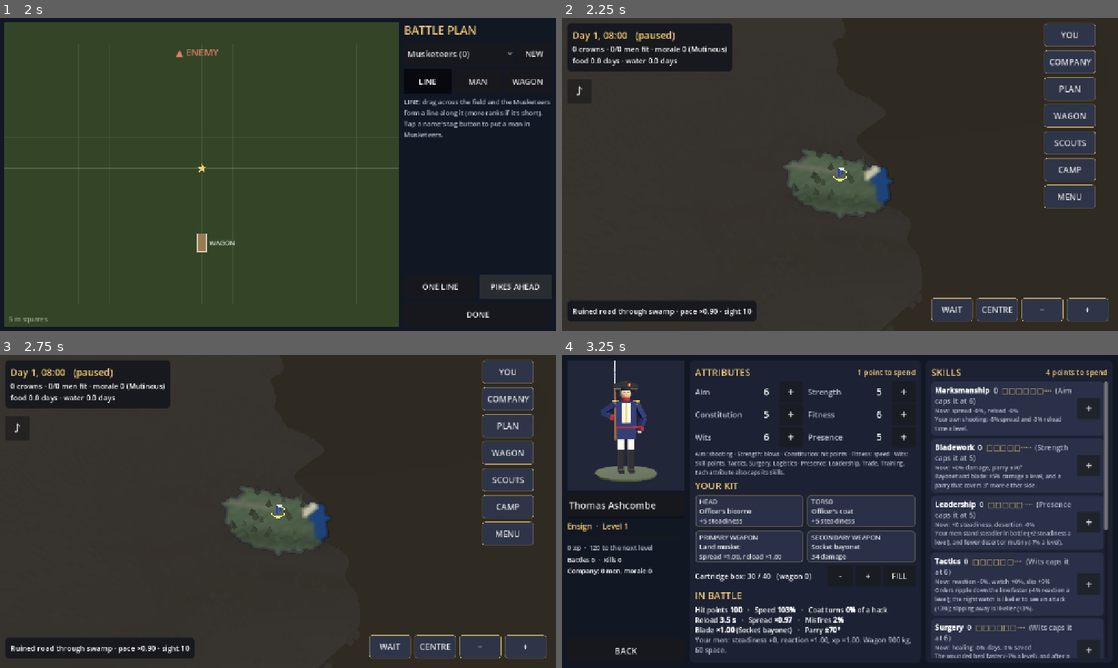
Above: before the commit, frames 1-4 (two rows, left to right).
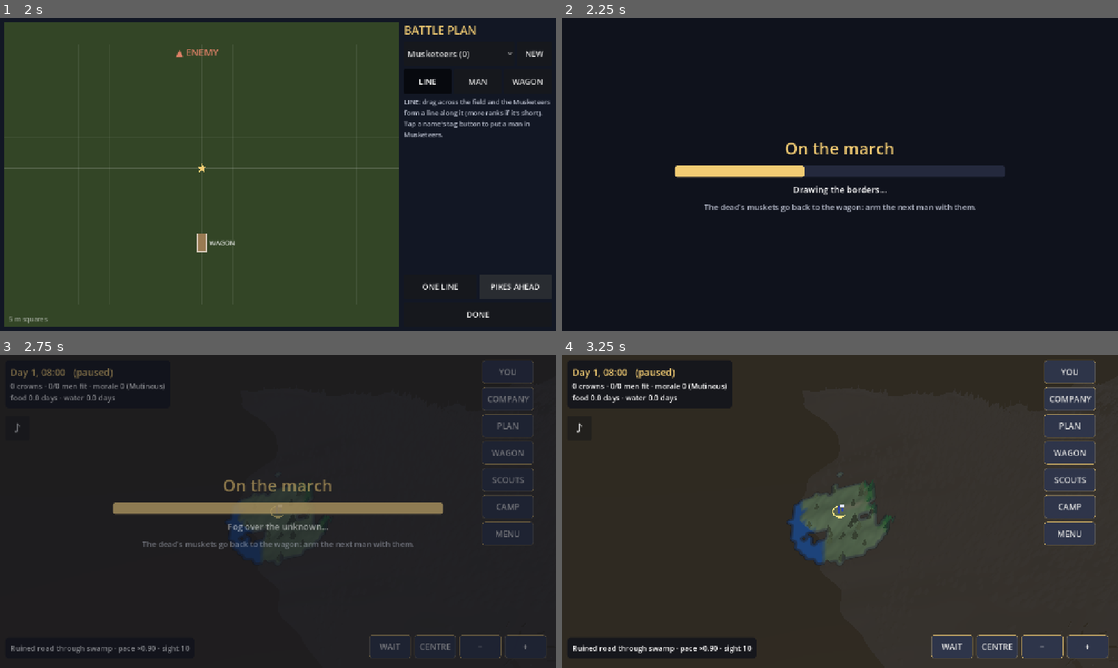
Above: after the commit, the same moments.

Repository: cavaleirobrancopensante/MusketFPS
Game: Godot game, scene res://scenes/battleplan.tscn
Same seed, same stepped clock (60 frames per second), same inputs: the game is played once before the commit and once after it. This scene is started directly instead of the project's main scene.
Inputs:
- Up to frame 1 (2 s): click "ONE LINE" at 0.5 s; click "PIKES AHEAD" at 1.25 s
- Up to frame 2 (2.25 s): click "DONE" at 2 s
- Up to frame 3 (2.75 s): no input
- Up to frame 4 (3.25 s): click "YOU" at 2.75 s

Frame 1 is identical in both runs. In frame 2, 94% of the frame differs, in the area x 0-100%, y 0-100%; in frame 3, 20%; in frame 4, 65%.

Commit message:
Loading screen with a progress bar that follows the wait
Loading autoload: a cover with title, bar, stage and tip. The map and
battles build in stages and report progress weighted by each stage's real
cost; the land is generated phase by phase; scenes are read on a worker
thread; battle sounds are synthesised once and cached.

Co-Authored-By: Claude Opus 5.5 <noreply@anthropic.com>
Claude-Session: https://claude.ai/code/session_01HuFGXcEGY55MGcQ6NUu6tq

Diff:
--- a/project.godot
+++ b/project.godot
@@ -16,6 +16,7 @@
 Company="*res://scripts/company.gd"
 World="*res://scripts/world.gd"
 Music="*res://scripts/music.gd"
+Loading="*res://scripts/loading.gd"
 
 [display]
 
--- a/scripts/aftermath.gd
+++ b/scripts/aftermath.gd
@@ -77,12 +77,12 @@
 	if not Company.loot.is_empty():
 		var lb := _button("LOOT THE FIELD (%d)" % Company.loot.size(), func():
 			Company.results_unseen = false
-			get_tree().change_scene_to_file(LOOT))
+			Loading.change(LOOT))
 		lb.add_theme_color_override("font_color", GOLD)
 		buttons.add_child(lb)
 	buttons.add_child(_button("YOU", func():
 		get_tree().set_meta("officer_back", "res://scenes/aftermath.tscn")
-		get_tree().change_scene_to_file("res://scenes/officer.tscn")))
+		Loading.change("res://scenes/officer.tscn")))
 	buttons.add_child(_button("COMPANY & KIT", _on_company))
 	buttons.add_child(_button("WAGON", func(): _logistics.open()))
 	buttons.add_child(_march)
@@ -319,13 +319,13 @@
 func _on_march() -> void:
 	Company.results_unseen = false
 	Company.save()
-	get_tree().change_scene_to_file(MAP)
+	Loading.change(MAP)
 
 
 func _on_company() -> void:
 	Company.results_unseen = false
 	Company.save()
-	get_tree().change_scene_to_file(COMPANY)
+	Loading.change(COMPANY)
 
 
 func _on_honour() -> void:
@@ -335,4 +335,4 @@
 
 func _on_menu() -> void:
 	Company.save()
-	get_tree().change_scene_to_file(MENU)
+	Loading.change(MENU)
--- a/scripts/battle.gd
+++ b/scripts/battle.gd
@@ -114,6 +114,9 @@
 	spotted = camp and bool(nb.get("spotted", false))
 	night = camp or bool(nb.get("night", false))
 	_setup_input()
+	Loading.begin(self)
+	var f := Loading.plan([30, 0 if SoundFactory.is_cached() else 300, 40, 30, 10], 0.5)
+	await Loading.step(f[0], "Drawing the men and the enemy...")
 	# The batcher first: everything that draws a character registers with it.
 	batcher = BatcherScript.new()
 	batcher.add_to_group("batcher")
@@ -125,8 +128,11 @@
 	soldier_frames = batcher.add_sprite_kind("soldier", SpriteFactory.soldier_frames())
 	lizard_frames = batcher.add_sprite_kind("lizard", SpriteFactory.lizard_frames())
 	smoke_tex = SpriteFactory.smoke_texture()
-	sounds = SoundFactory.build_all()
+	await Loading.step(f[1], "Tuning the drums, priming the pans...")
+	sounds = SoundFactory.cached()
+	await Loading.step(f[2], "The ground, the sky, the trees...")
 	_build_world()
+	await Loading.step(f[3], "Mustering the company...")
 
 	player = PlayerScript.new()
 	player.battle = self
@@ -189,6 +195,7 @@
 	if camp:
 		_setup_camp()
 
+	await Loading.step(f[4], "Fall in!")
 	var layer := CanvasLayer.new()
 	add_child(layer)
 	hud = HudScript.new()
@@ -212,6 +219,7 @@
 		state_timer = maxf(state_timer, 6.0)
 	else:
 		hud.show_message("Form the line! They're coming...", 4.5)
+	Loading.done(self)
 
 
 # ---------------------------------------------------------------- orders
@@ -325,7 +333,7 @@
 
 
 func to_menu() -> void:
-	get_tree().change_scene_to_file(MENU)
+	Loading.change(MENU)
 
 
 # ---------------------------------------------------------------- sound
@@ -755,7 +763,7 @@
 ## Leave the field for the aftermath screen (campaign) or replay (otherwise).
 func finish() -> void:
 	if Company.active:
-		get_tree().change_scene_to_file(AFTERMATH)
+		Loading.change(AFTERMATH)
 	else:
 		restart()
 
--- a/scripts/battleplan.gd
+++ b/scripts/battleplan.gd
@@ -470,9 +470,9 @@
 	if _fighting:
 		Company.next_battle.erase("planning")
 		Company.save()
-		get_tree().change_scene_to_file(BATTLE)
+		Loading.change(BATTLE)
 	else:
-		get_tree().change_scene_to_file(MAP)
+		Loading.change(MAP)
 
 
 ## `-- --plantest`: draw a line for the muskets, put the pikes ahead, a new tag.
--- a/scripts/company_screen.gd
+++ b/scripts/company_screen.gd
@@ -604,7 +604,7 @@
 	var you := _button("YOU", 17, func():
 		Company.save()
 		get_tree().set_meta("officer_back", "res://scenes/company.tscn")
-		get_tree().change_scene_to_file("res://scenes/officer.tscn"))
+		Loading.change("res://scenes/officer.tscn"))
 	you.size_flags_horizontal = Control.SIZE_EXPAND_FILL
 	acts.add_child(you)
 	var back := _button("BACK", 17, _on_back)
@@ -675,7 +675,7 @@
 
 func _on_back() -> void:
 	Company.save()
-	get_tree().change_scene_to_file(CAMP)
+	Loading.change(CAMP)
 
 
 # ---------------------------------------------------------------- headless check
--- a/scripts/intro.gd
+++ b/scripts/intro.gd
@@ -389,4 +389,4 @@
 		print("INTRO DONE at %.1fs" % _t)
 		get_tree().quit()
 		return
-	get_tree().change_scene_to_file(BATTLE)
+	Loading.change(BATTLE)
--- /dev/null
+++ b/scripts/loading.gd
@@ -0,0 +1,228 @@
+extends CanvasLayer
+## The loading screen, registered as the `Loading` autoload.
+##
+##   Loading.go("res://scenes/map.tscn", "To the map")
+##
+## covers the screen with a title, a bar and what's being done, waits a
+## frame so it's actually drawn, then switches scene. The heavy scenes (the
+## map, battles, the shipwreck) build themselves in stages and report each
+## one from their _ready:
+##
+##   await Loading.step(0.4, "Raising the hills")
+##
+## which moves the bar and gives the screen a frame to draw it before the
+## next stage freezes things again. The fractions are set from how long each
+## stage really takes, so the bar fills at the pace of the wait. When the
+## scene is done it calls Loading.done() and the cover fades away.
+## While the cover is up the new scene is paused (process_mode disabled), so
+## nothing runs half-built.
+
+const BG := Color(0.06, 0.07, 0.11)
+const GOLD := Color(0.95, 0.8, 0.45)
+const DIM := Color(0.72, 0.74, 0.8)
+const HINTS := [
+	"Keep the powder dry and the rations fair: hungry men remember who ate.",
+	"A man who runs from the wagon is ashamed of it; a man who fought for it is proud.",
+	"Foul water with a tot of rum is grog. Plain, it makes men sick.",
+	"Two men stand watch at night. Good eyes see the lizards before they're in the camp.",
+	"Looters stop to eat. Kill them quickly and you lose less.",
+	"Pikes kneel in front; the muskets fire over them.",
+	"Your Logistics decides what the wagon can carry home from the field.",
+	"Tap PLAN before a fight you saw coming to form the company your way.",
+	"The dead's muskets go back to the wagon: arm the next man with them.",
+	"Scouts see further than you do, and sometimes don't come back.",
+]
+
+var active := false
+var _cover: Control
+var _title: Label
+var _what: Label
+var _hint: Label
+var _bar: ProgressBar
+var _t0 := 0
+var _last_t := 0
+var _log := false
+
+
+func _ready() -> void:
+	layer = 100
+	process_mode = Node.PROCESS_MODE_ALWAYS
+	_log = "--loadtimes" in OS.get_cmdline_user_args()
+	_cover = Control.new()
+	_cover.set_anchors_and_offsets_preset(Control.PRESET_FULL_RECT)
+	_cover.mouse_filter = Control.MOUSE_FILTER_STOP
+	_cover.visible = false
+	add_child(_cover)
+	var bg := ColorRect.new()
+	bg.color = BG
+	bg.set_anchors_and_offsets_preset(Control.PRESET_FULL_RECT)
+	_cover.add_child(bg)
+	var box := VBoxContainer.new()
+	box.set_anchors_and_offsets_preset(Control.PRESET_CENTER)
+	box.custom_minimum_size = Vector2(760, 0)
+	box.grow_horizontal = Control.GROW_DIRECTION_BOTH
+	box.grow_vertical = Control.GROW_DIRECTION_BOTH
+	box.add_theme_constant_override("separation", 14)
+	_cover.add_child(box)
+	_title = _label("", 38, GOLD)
+	box.add_child(_title)
+	_bar = ProgressBar.new()
+	_bar.custom_minimum_size = Vector2(760, 26)
+	_bar.show_percentage = false
+	_bar.max_value = 1.0
+	_bar.step = 0.0
+	var under := StyleBoxFlat.new()
+	under.bg_color = Color(0.14, 0.16, 0.24)
+	under.set_corner_radius_all(6)
+	var fill := StyleBoxFlat.new()
+	fill.bg_color = GOLD
+	fill.set_corner_radius_all(6)
+	_bar.add_theme_stylebox_override("background", under)
+	_bar.add_theme_stylebox_override("fill", fill)
+	box.add_child(_bar)
+	_what = _label("", 20, Color.WHITE)
+	box.add_child(_what)
+	_hint = _label("", 18, DIM)
+	_hint.autowrap_mode = TextServer.AUTOWRAP_WORD_SMART
+	box.add_child(_hint)
+
+
+func _label(text: String, size: int, col: Color) -> Label:
+	var l := Label.new()
+	l.text = text
+	l.horizontal_alignment = HORIZONTAL_ALIGNMENT_CENTER
+	l.add_theme_font_size_override("font_size", size)
+	l.add_theme_color_override("font_color", col)
+	return l
+
+
+## Cover the screen, then change to `path`. The new scene reports its own
+## progress with step() and finishes with done(); a scene that doesn't is
+## uncovered as soon as it has been added.
+func go(path: String, title := "Loading") -> void:
+	_show(title)
+	_set_bar(0.04, "Opening the page...")
+	await _frame()
+	await _frame()
+	# Read the scene on a worker thread so the bar can move meanwhile.
+	_set_bar(0.05, "Reading...")
+	var packed: PackedScene = null
+	if ResourceLoader.load_threaded_request(path) == OK:
+		var prog := []
+		while ResourceLoader.load_threaded_get_status(path, prog) == ResourceLoader.THREAD_LOAD_IN_PROGRESS:
+			_set_bar(0.05 + 0.1 * float(prog[0] if prog.size() > 0 else 0.0), "")
+			await get_tree().process_frame
+		packed = ResourceLoader.load_threaded_get(path) as PackedScene
+	if packed == null:
+		packed = load(path) as PackedScene
+	_mark("load " + path.get_file())
+	get_tree().change_scene_to_packed(packed)
+	await get_tree().process_frame
+	await get_tree().process_frame
+	var scene := get_tree().current_scene
+	if scene != null and not scene.has_meta("loading_steps"):
+		done()
+
+
+## Change scene: through the loading screen for the heavy ones (the map,
+## a battle, the shipwreck), straight away for the light screens.
+func change(path: String) -> void:
+	var title := ""
+	match path.get_file():
+		"map.tscn": title = "On the march"
+		"battle.tscn": title = "To arms!"
+		"intro.tscn": title = "The voyage"
+	if title == "":
+		get_tree().change_scene_to_file(path)
+	else:
+		go(path, title)
+
+
+## Put the cover up without changing scene (a long job inside a screen).
+func cover(title: String) -> void:
+	_show(title)
+	await _frame()
+
+
+## For a scene's _ready: pause it while it builds, so nothing runs half-made.
+func begin(scene: Node) -> void:
+	if not active:
+		return
+	scene.set_meta("loading_steps", true)
+	scene.process_mode = Node.PROCESS_MODE_DISABLED
+
+
+## Bar positions for a list of stages from how long each one takes:
+## weights [ms, ms, ...] -> where the bar stands as each stage starts,
+## running from `start` to 1.
+static func plan(weights: Array, start := 0.15) -> Array:
+	var total := 0.0
+	for w in weights:
+		total += float(w)
+	var out: Array = []
+	var acc := 0.0
+	for w in weights:
+		out.append(start + (1.0 - start) * acc / maxf(total, 1.0))
+		acc += float(w)
+	return out
+
+
+## A stage of the work is done: move the bar to `frac` (0..1), say what's
+## next, and let the screen draw it.
+func step(frac: float, text: String) -> void:
+	if not active:
+		return
+	_mark(text)
+	_set_bar(frac, text)
+	await _frame()
+
+
+## Uncover. `scene` (the one passed to begin) starts running again.
+func done(scene: Node = null) -> void:
+	if scene != null:
+		scene.process_mode = Node.PROCESS_MODE_INHERIT
+	if not active:
+		return
+	_set_bar(1.0, "")
+	_mark("done")
+	if _log:
+		print("LOADTIMES total %d ms" % (Time.get_ticks_msec() - _t0))
+	active = false
+	var tw := create_tween()
+	tw.tween_interval(0.08)
+	tw.tween_property(_cover, "modulate:a", 0.0, 0.25)
+	tw.tween_callback(func():
+		if not active:
+			_cover.visible = false)
+
+
+func _show(title: String) -> void:
+	active = true
+	_t0 = Time.get_ticks_msec()
+	_last_t = _t0
+	_title.text = title
+	_hint.text = HINTS[randi() % HINTS.size()]
+	_bar.value = 0.0
+	_cover.modulate.a = 1.0
+	_cover.visible = true
+
+
+func _set_bar(frac: float, text: String) -> void:
+	_bar.value = maxf(_bar.value, clampf(frac, 0.0, 1.0))
+	if text != "":
+		_what.text = text
+
+
+## Wait until the cover has really been drawn.
+func _frame() -> void:
+	# Two frame starts: the one in between has been drawn. (frame_post_draw
+	# would be neater, but never comes in a headless run.)
+	await get_tree().process_frame
+	await get_tree().process_frame
+
+
+func _mark(what: String) -> void:
+	if _log:
+		var now := Time.get_ticks_msec()
+		print("LOADTIMES %5d ms  (+%4d)  %s" % [now - _t0, now - _last_t, what])
+		_last_t = now
--- a/scripts/loot.gd
+++ b/scripts/loot.gd
@@ -237,7 +237,7 @@
 		return
 	Company.loot = []
 	Company.save()
-	get_tree().change_scene_to_file(CAMP)
+	Loading.change(CAMP)
 
 
 ## `-- --loottest`: a pile of loot, take everything, drop some, check the weight.
--- a/scripts/map.gd
+++ b/scripts/map.gd
@@ -107,15 +107,30 @@
 
 func _ready() -> void:
 	_test = "--maptest" in OS.get_cmdline_user_args()
+	# Built in stages behind the loading screen (see loading.gd); the
+	# fractions follow how long each stage takes.
+	Loading.begin(self)
+	# How long each stage takes (ms on a desktop; the phone is slower but in
+	# proportion): a new or reloaded land is most of it.
+	var f := Loading.plan([0 if World.is_ready else 1500, 670, 1, 140, 335, 20])
+	if not World.is_ready and Loading.active:
+		# The land itself, phase by phase (most of the wait on a new or loaded game).
+		await World.prebuild(func(fr: float, what: String):
+			await Loading.step(lerpf(f[0], f[1] - 0.08, fr), what))
+		await Loading.step(f[1] - 0.08, "Charting the roads and the march...")
 	World.ensure()
+	await Loading.step(f[1], "Drawing the land...")
 	_shader = Shader.new()
 	_shader.code = MAP_SHADER
 	_build_fog()
 	_mat = _material(false, Color.WHITE)
 	_build_env()
 	_build_terrain()
+	await Loading.step(f[2], "Rivers, lakes and the sea...")
 	_build_sea()
+	await Loading.step(f[3], "Planting the forests...")
 	_build_trees()
+	await Loading.step(f[4], "Roads, bridges, villages and towns...")
 	_build_bridges()
 	_build_settlements()
 	_build_player()
@@ -132,8 +147,10 @@
 	Music.set_context("camp" if World.camping else "map")
 	_target = _world_pos(World.pos)
 	_apply_battle_result()
+	await Loading.step(f[5], "Fog over the unknown...")
 	_update_fog(true)
 	_update_camera()
+	Loading.done(self)
 
 
 func _exit_tree() -> void:
@@ -642,7 +659,7 @@
 	World.stop()
 	World.save()
 	Company.save()
-	get_tree().change_scene_to_file(scene)
+	Loading.change(scene)
 
 
 func _update_hud() -> void:
--- a/scripts/menu.gd
+++ b/scripts/menu.gd
@@ -157,11 +157,11 @@
 	if Company.load_campaign():
 		# Saved before the prologue was fought: back to the beach.
 		if Company.prologue:
-			get_tree().change_scene_to_file(BATTLE)
+			Loading.change(BATTLE)
 		elif Company.results_unseen or not World.has_save():
-			get_tree().change_scene_to_file(CAMP)
-		else:
-			get_tree().change_scene_to_file(MAP) # back on the road
+			Loading.change(CAMP)
+		else:
+			Loading.change(MAP) # back on the road
 
 
 # ---------------------------------------------------------------- save slots
@@ -254,7 +254,7 @@
 		Settings.delete_slot(i)
 		Company.new_campaign()
 		World.reset() # a new land for a new campaign
-		get_tree().change_scene_to_file(INTRO) # the shipwreck, then the beach
+		Loading.change(INTRO) # the shipwreck, then the beach
 	else:
 		Settings.use_slot(i)
 		_on_continue()
@@ -274,4 +274,4 @@
 	Settings.third_person = _tp_check.button_pressed
 	Settings.stress = true
 	Company.active = false
-	get_tree().change_scene_to_file(BATTLE)
+	Loading.change(BATTLE)
--- a/scripts/officer_sheet.gd
+++ b/scripts/officer_sheet.gd
@@ -546,7 +546,7 @@
 func _on_back() -> void:
 	Company.save()
 	var back := String(get_tree().get_meta("officer_back", CAMP))
-	get_tree().change_scene_to_file(back)
+	Loading.change(back)
 
 
 ## `-- --officer`: spend points, change kit, check the numbers move.
--- a/scripts/player.gd
+++ b/scripts/player.gd
@@ -197,7 +197,8 @@
 
 ## Throw a grenade: musket in your left hand, wind back, lob it in an arc.
 func throw_grenade() -> void:
-	if not alive or grenades <= 0 or throw_left > 0.0 or switch_left > 0.0 or swing_phase != "idle":
+	if not alive or grenades <= 0 or throw_left > 0.0 or switch_left > 0.0 or swing_phase != "idle" \
+			or asleep_left > 0.0 or wake_left > 0.0:
 		return
 	grenades -= 1
 	throw_left = THROW_TIME
--- a/scripts/sound_factory.gd
+++ b/scripts/sound_factory.gd
@@ -5,6 +5,21 @@
 ## by loading it into the same Dictionary key.
 
 const RATE := 22050
+
+
+## Built once per run: synthesising every sound takes a while on a phone,
+## and they never change.
+static var _cache: Dictionary = {}
+
+
+static func is_cached() -> bool:
+	return not _cache.is_empty()
+
+
+static func cached() -> Dictionary:
+	if _cache.is_empty():
+		_cache = build_all()
+	return _cache
 
 
 static func build_all() -> Dictionary:
--- a/scripts/world.gd
+++ b/scripts/world.gd
@@ -88,8 +88,12 @@
 
 
 func _build() -> void:
-	gen = Gen.new()
-	gen.generate(seed)
+	if _pre_gen != null and _pre_gen.seed == seed:
+		gen = _pre_gen
+	else:
+		gen = Gen.new()
+		gen.generate(seed)
+	_pre_gen = null
 	var n: int = Gen.SIZE * Gen.SIZE
 	explored.resize(n)
 	explored.fill(0)
@@ -188,7 +192,25 @@
 	if is_ready:
 		return
 	if not load_world():
-		new_world(randi() % 1000000)
+		new_world(_pre_gen.seed if _pre_gen != null else randi() % 1000000)
+
+
+var _pre_gen = null # a land generated ahead by prebuild(), used by _build()
+
+
+## Generate the land in stages for the loading screen (see map.gd), before
+## ensure() puts the rest of the world on it. `report(fraction, text)`.
+func prebuild(report: Callable) -> void:
+	if is_ready:
+		return
+	var s := randi() % 1000000
+	if has_save():
+		var data = JSON.parse_string(FileAccess.get_file_as_string(save_path()))
+		if typeof(data) == TYPE_DICTIONARY:
+			s = int(data["seed"])
+	var g := Gen.new()
+	await g.generate_staged(s, report)
+	_pre_gen = g
 
 
 func cell() -> Vector2i:
--- a/scripts/world_gen.gd
+++ b/scripts/world_gen.gd
@@ -64,6 +64,37 @@
 	_place_settlements()
 	_roads()
 	_fords()
+
+
+## The same, a phase at a time, calling `report(fraction, what's next)` (and
+## awaiting it) between phases so a loading screen can show progress.
+func generate_staged(s: int, report: Callable) -> void:
+	seed = s
+	_rng.seed = s
+	var n := SIZE * SIZE
+	height.resize(n)
+	terrain.resize(n)
+	moist.resize(n)
+	river.resize(n)
+	road.resize(n)
+	region.resize(n)
+	river.fill(0)
+	road.fill(0)
+	var phases := [
+		[_heights, "Raising hills and mountains..."], [_rivers, "Cutting the rivers..."],
+		[_terrain, "Forests, swamps and plains..."], [_regions, "Drawing the borders..."],
+		[_place_settlements, "Founding villages and towns..."], [_roads, "Laying the roads..."],
+		[_fords, "Finding the fords..."]]
+	# How long each phase takes, roughly (ms on a desktop), so the bar keeps pace.
+	var cost := [550, 270, 50, 180, 120, 250, 10]
+	var total := 0.0
+	for c in cost:
+		total += c
+	var done := 0.0
+	for i in phases.size():
+		await report.call(done / total, phases[i][1])
+		(phases[i][0] as Callable).call()
+		done += cost[i]
 
 
 static func idx(x: int, y: int) -> int:
